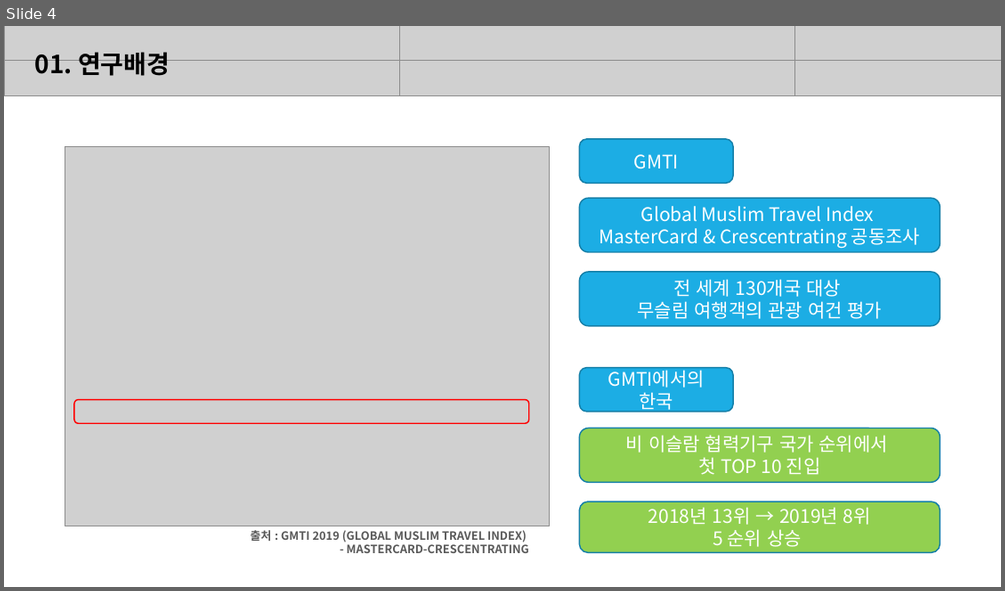
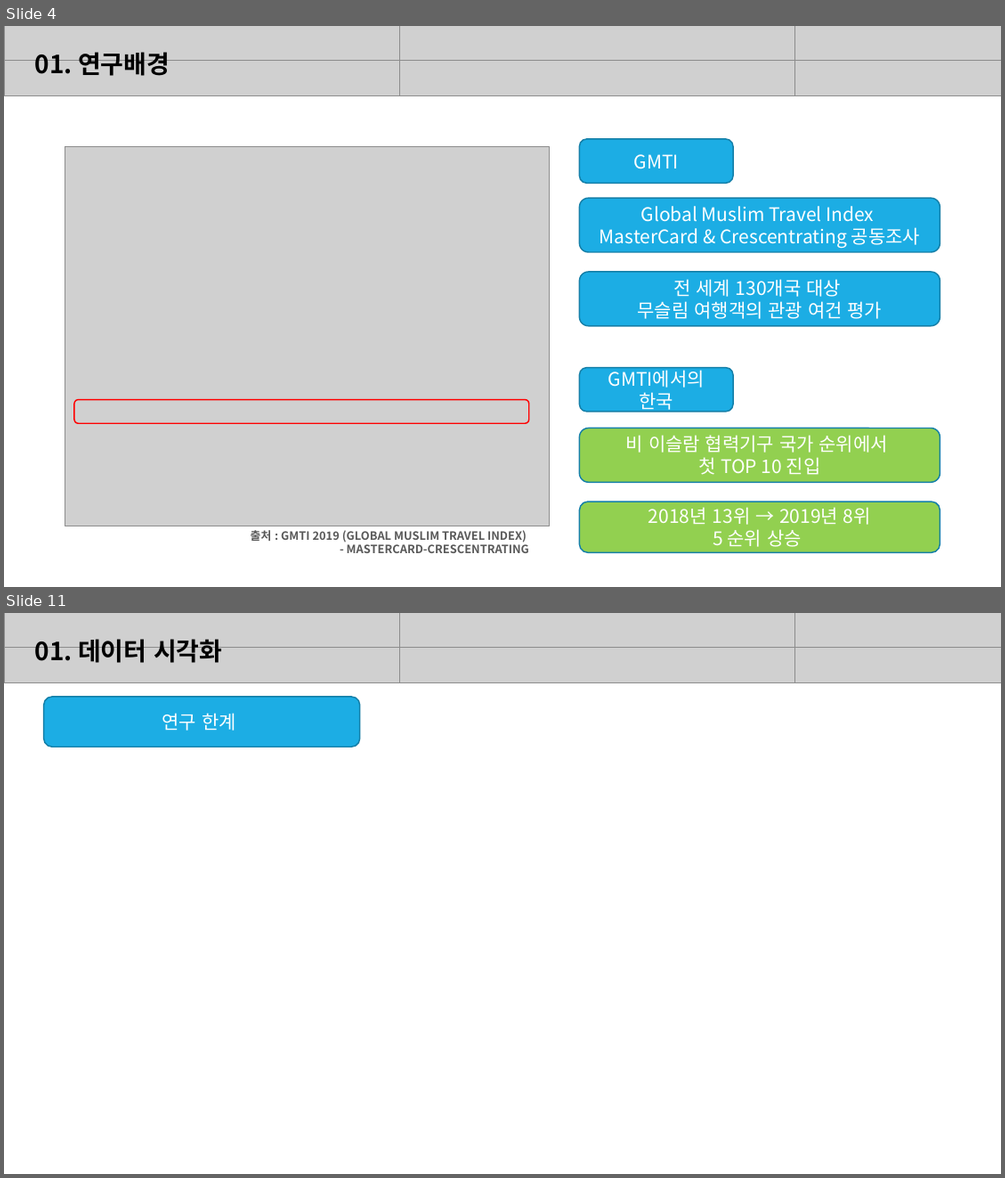
Before and after one commit to telecaster15/tourbigdata, a slide deck: ppt/무슬림 관광 활성화 방안.pptx. Shown one above the other, each under a label of ours: slide 4 before the commit, slides 4 and 11 after it; the slides between them are not shown. The pictures are 1005x591 and 1005x1178 pixels, drawn with LibreOffice and Linux fonts; fonts in the diff are those of the drawing; grey boxes stand for pictures. Boxes give left, top, right and bottom in pixels: in the first picture for what was removed or moved away, otherwise in the second. Text is boxed around its words. In the diff, an @@ line names an element or a change of style, - is before the commit and + after.

```diff
--- a/ppt/무슬림 관광 활성화 방안.pptx
+++ b/ppt/무슬림 관광 활성화 방안.pptx
@@ slide 11 added at <box>4,613,1001,1174</box>, background #FFFFFF @@
@@ text added at <box>35,639,222,663</box>, 24 pt, text #000000, bold @@
+01. 데이터 시각화
@@ group added at <box>4,613,1001,682</box>: 6 pictures @@
@@ rounded rectangle added at <box>44,697,360,747</box>, fill #1CADE4, outline #1580A9 1.25 pt, 18 pt, text #FFFFFF @@
+연구 한계
```
Also in this commit, not shown: 5 slides changed, 1 other slide added.
